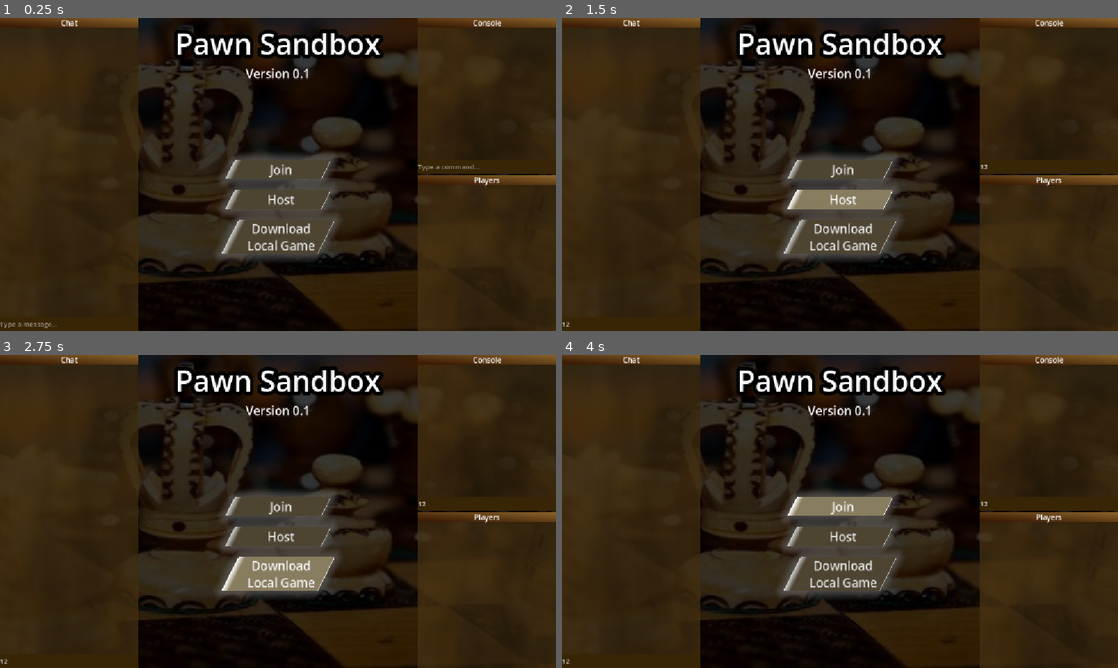
Above: before the commit, frames 1-4 (two rows, left to right).
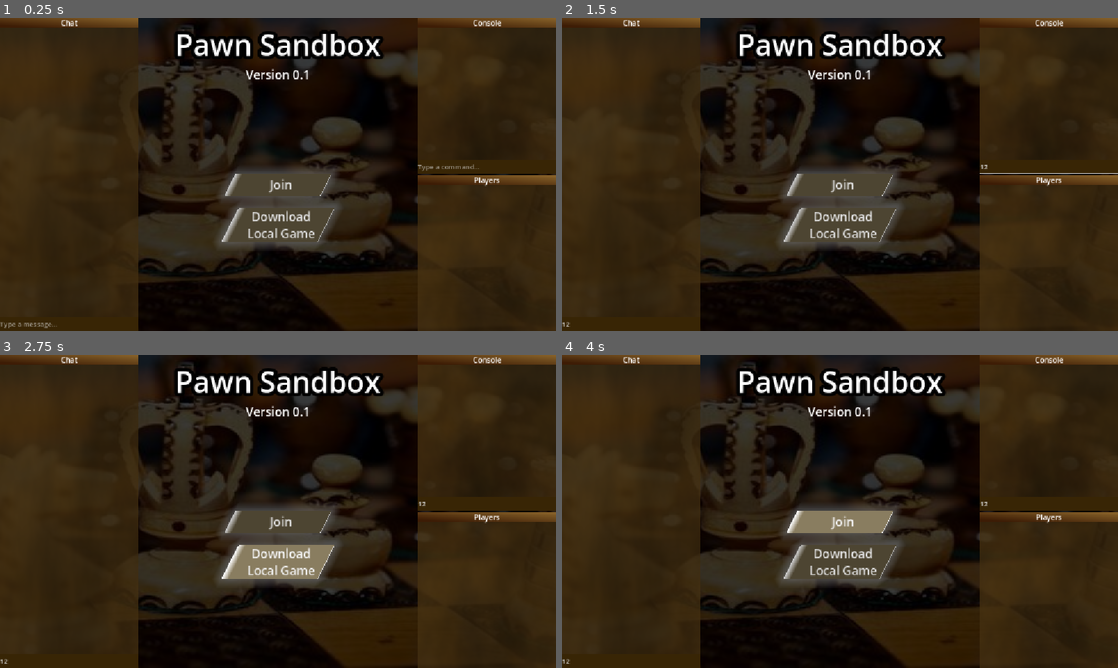
Above: after the commit, the same moments.

Repository: Wizzoplit273/PawnSandbox
Game: Godot game, scene res://origin.tscn
The game is run twice, just before and just after one commit, with the same random seed, the same clock (stepped at 60 frames per second) and the same inputs.
Inputs (mouse positions are in pixels of both pictures, inside the frame that each line leads up to):
- Up to frame 1 (0.25 s): no input
- Up to frame 2 (1.5 s): click (628, 324) at 0.52 s; type "12" at 0.6 s; click (1051, 168) at 0.75 s; type "12" at 0.83 s; click (840, 199) at 1.25 s, where only the run before the commit has a clickable "Host"
- Up to frame 3 (2.75 s): click "Download Local Game" at 2 s
- Up to frame 4 (4 s): click "Join" at 2.75 s

The runs differ from the first frame. In frame 1, 4.2% of the frame differs, in the area x 31-69%, y 3-78%; in frame 2, 5.1%; in frame 3, 4.9%; in frame 4, 5.2%.
Error after the commit: Parse Error: Cannot find member "DATA" in base "network_manager.gd.PacketType". (res://global/network_manager.gd:69)

Commit message:
Added documentation for packets

Diff:
--- a/godot_project/global/network_manager.gd
+++ b/godot_project/global/network_manager.gd
@@ -6,22 +6,34 @@
 signal peer_disconnected(id: int)
 signal packet_received(sender_id: int, data: PackedByteArray)
 
-enum PacketType {
-	JOIN_REQUEST = 0,
-	JOIN_ACCEPT = 1,
-	PEER_JOINED = 2,
-	PEER_LEFT = 3,
-	DATA = 4
-}
-
-enum Status {
-	OFFLINE = 0,
-	CLIENT = 1,
-	SERVER = 2
+## any packet's header should be 5 bytes(1 byte PacketType + 4 bytes sender/target peer or unused)
+enum PacketType {		  ## ---------------bytes to server----------------- : -----------------bytes to client-----------------
+	## connections
+	JOIN_REQUEST = 0,	  ## 1 byte	+ 4 bytes unused						 : -
+	JOIN_ACCEPT = 1,	  ## -												 : 1 byte + 4 bytes assigned peer
+	PEER_JOINED = 2,	  ## -												 : 1 byte + 4 bytes joined peer
+	PEER_LEFT = 3,		  ## -												 : 1 byte + 4 bytes left peer
+	HOST_LEFT = 4,		  ## -												 : 1 byte + 4 bytes left peer
+	## host
+	HOST_GRANT = 5,		  ## 1 byte + 4 bytes target peer					 : 1 byte + 4 bytes unused
+	## messaging
+	GLOBAL_CHAT = 6,	  ## 1 byte + 4 bytes unused	  + message payload	 : 1 byte + 4 bytes sender peer	  + message payload
+	PRIVATE_CHAT = 7,	  ## 1 byte + 4 bytes target peer + message payload  : 1 byte + 4 bytes sender peer	  + message payload
+	SYSTEM_CHAT = 8,	  ## 1 byte + 4 bytes unused	  + message payload	 : 1 byte + 4 bytes unused		  + message payload
+	## game flow
+	START_GAME = 9,		  ## 1 byte + 4 bytes unused						 : 1 byte + 4 bytes unused
+	END_GAME = 10,		  ## 1 byte + 4 bytes unused						 : 1 byte + 4 bytes unused
+	REGISTER_MOVE = 11,	  ## 1 byte + 4 bytes unused 	  + move payload	 : 1 byte + 4 bytes sender peer	  + move payload
+	OFFER_DRAW = 12,	  ## 1 byte + 4 bytes unused						 : 1 byte + 4 bytes sender peer
+	RESIGN = 13,		  ## 1 byte + 4 bytes unused						 : 1 byte + 4 bytes sender peer
+	## peer configuration
+	ASSIGN_USERNAME = 14, ## 1 byte + 4 bytes target peer + username payload : 1 byte + 4 bytes unused		  + username payload
+	ASSIGN_TEAM = 15,	  ## 1 byte + 4 bytes target peer + team payload	 : 1 byte + 4 bytes unused		  + team payload
 }
 
 const OFFLINE_ID: int = 0
-const SERVER_ID: int = 1
+const RELAY_ID: int = 0
+const HOST_ID: int = 1
 const BROADCAST_ID: int = 0
 
 const MAX_PACKETS_PER_FRAME: int = 50
@@ -31,7 +43,7 @@
 var rate_limit_timer: float = 0.0 ## in seconds
 
 var socket := WebSocketPeer.new()
-var connected_status := Status.OFFLINE
+var is_online := false
 var my_id: int = OFFLINE_ID
 var peers: PackedInt32Array = []
 var relay_connected := false
@@ -39,14 +51,8 @@
 func _enter_tree() -> void:
 	set_process(false)
 
-func start_server(url: String) -> void:
-	connected_status = Status.SERVER
-	my_id = SERVER_ID
-	peers.clear()
-	connect_to_relay(url)
-
 func start_client(url: String) -> void:
-	connected_status = Status.CLIENT
+	is_online = true
 	my_id = OFFLINE_ID
 	peers.clear()
 	connect_to_relay(url)
@@ -81,10 +87,10 @@
 	if state == WebSocketPeer.STATE_OPEN:
 		if not relay_connected:
 			relay_connected = true
-			if connected_status == Status.SERVER: connected_to_server.emit()
+			if my_id == HOST_ID: connected_to_server.emit() # ???
 			else:
 				# Ask the host to acknowledge our connection
-				send_internal(PacketType.JOIN_REQUEST, SERVER_ID)
+				send_internal(PacketType.JOIN_REQUEST, HOST_ID)
 		var processed_packet_count: int = 0
 		while socket.get_available_packet_count() > 0 and processed_packet_count < MAX_PACKETS_PER_FRAME:
 			handle_raw_packet(socket.get_packet())
@@ -117,7 +123,7 @@
 	var payload := packet.slice(9)
 	match type:
 		PacketType.JOIN_REQUEST:
-			if connected_status != Status.SERVER: return
+			if my_id == HOST_ID: return
 			#if sender_id in peers: return
 			var assign_id: int = generate_unique_id()
 			peers.append(assign_id)
@@ -132,9 +138,8 @@
 			send_internal(PacketType.PEER_JOINED, BROADCAST_ID, join_message.data_array)
 			peer_connected.emit(assign_id)
 		PacketType.JOIN_ACCEPT:
-			if connected_status != Status.CLIENT: return
 			if my_id != OFFLINE_ID: return
-			peers.append(SERVER_ID)
+			peers.append(HOST_ID)
 			var player_buffer := StreamPeerBuffer.new()
 			player_buffer.data_array = payload
 			var peer_count := player_buffer.get_32()
@@ -155,9 +160,3 @@
 				peers.erase(left_peer)
 				peer_disconnected.emit(left_peer)
 		PacketType.DATA: packet_received.emit(sender_id, payload)
-
-func generate_unique_id() -> int:
-	if connected_status != Status.SERVER: return 0
-	var new_id := randi_range(SERVER_ID + 1, INT32_MAX)
-	while new_id in peers: new_id = randi_range(SERVER_ID + 1, INT32_MAX)
-	return new_id
--- a/godot_project/ui/offline_menu/offline_menu.tscn
+++ b/godot_project/ui/offline_menu/offline_menu.tscn
@@ -74,21 +74,6 @@
 size_flags_stretch_ratio = 0.1
 metadata/_edit_lock_ = true
 
-[node name="HostButton" type="Button" parent="Container" unique_id=1972346167]
-custom_minimum_size = Vector2(200, 0)
-layout_mode = 2
-size_flags_horizontal = 4
-size_flags_vertical = 3
-size_flags_stretch_ratio = 0.25
-text = "Host"
-metadata/_edit_lock_ = true
-
-[node name="Spacer4" type="Control" parent="Container" unique_id=876798310]
-layout_mode = 2
-size_flags_vertical = 3
-size_flags_stretch_ratio = 0.1
-metadata/_edit_lock_ = true
-
 [node name="DownloadButton" type="Button" parent="Container" unique_id=1399901732]
 custom_minimum_size = Vector2(200, 0)
 layout_mode = 2
@@ -99,7 +84,7 @@
 Local Game"
 metadata/_edit_lock_ = true
 
-[node name="Spacer5" type="Control" parent="Container" unique_id=119674569]
+[node name="Spacer4" type="Control" parent="Container" unique_id=119674569]
 layout_mode = 2
 size_flags_vertical = 3
 metadata/_edit_lock_ = true
Not shown, added: relay_server/relay_server.js
